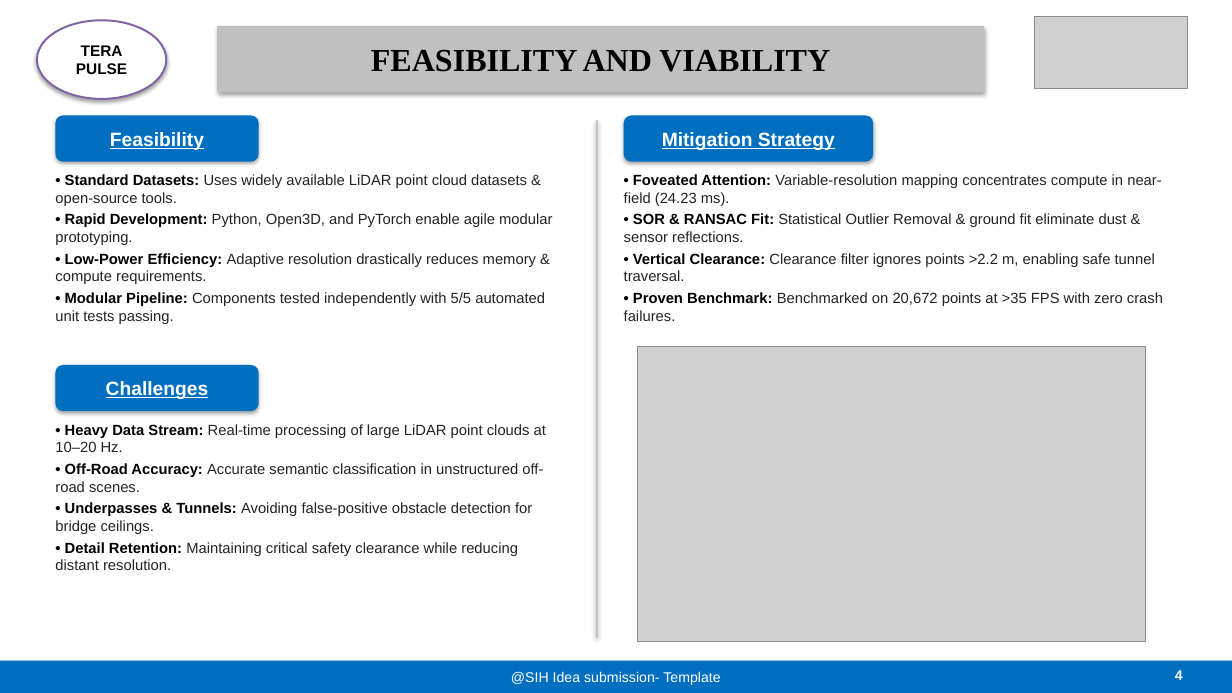
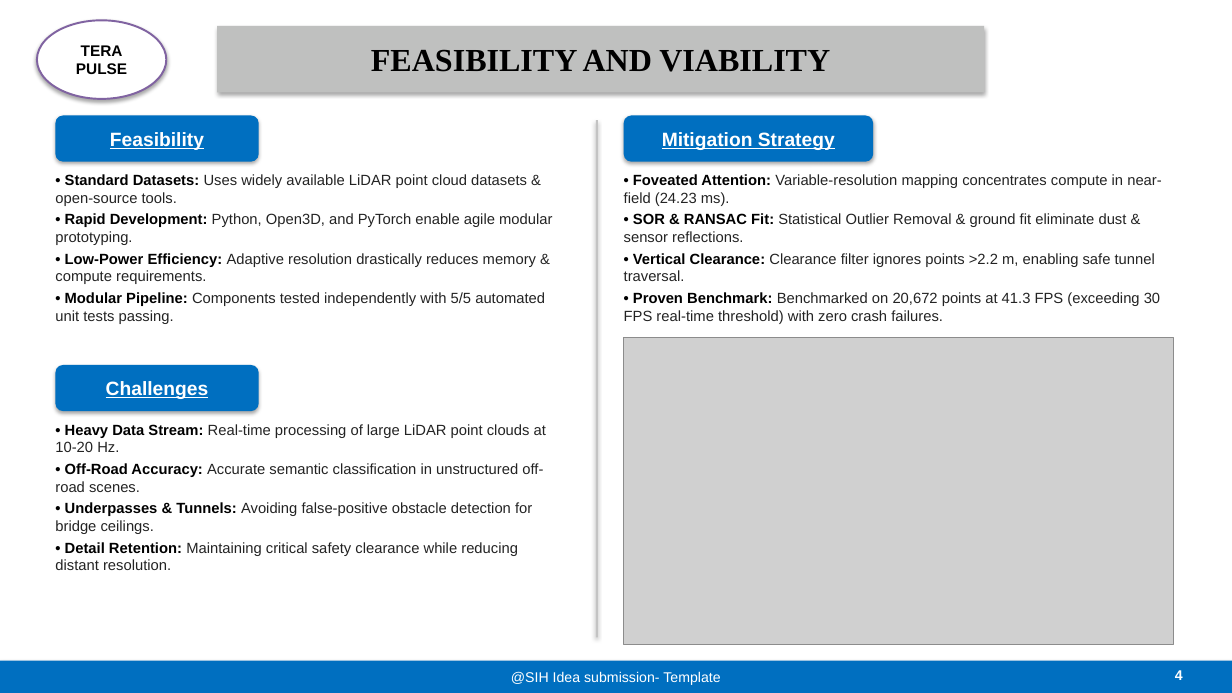
Before and after one commit to AbhayVerma628/SIH26053_Lidar, a slide deck: slide 4 of docs/SIH26053_TeraPulse_Official_Presentation.pptx. Drawn at 1232x693 pixels with LibreOffice and Linux fonts; fonts in the diff are those of the drawing; grey boxes stand for pictures. Boxes give left, top, right and bottom in pixels: in the first picture for what was removed or moved away, otherwise in the second. Text is boxed around its words. In the diff, an @@ line names an element or a change of style, - is before the commit and + after.

```diff
--- a/docs/SIH26053_TeraPulse_Official_Presentation.pptx
+++ b/docs/SIH26053_TeraPulse_Official_Presentation.pptx
@@ picture removed at [1035,17,1188,89] @@
@@ text at [624,292,1160,324]: text changed @@
-• Proven Benchmark: Benchmarked on 20,672 points at >35 FPS with zero crash failures.
+• Proven Benchmark: Benchmarked on 20,672 points at 41.3 FPS (exceeding 30 FPS real-time threshold) with zero crash failures.
@@ picture: place and size @@
-picture at [638,347,1146,641]
+picture at [624,337,1174,644]
@@ text at [55,424,546,452]: text changed @@
-• Heavy Data Stream: Real-time processing of large LiDAR point clouds at 10–20 Hz.
+• Heavy Data Stream: Real-time processing of large LiDAR point clouds at 10-20 Hz.
```
Also in this commit, not shown: 5 other slides changed, 4 other files.
